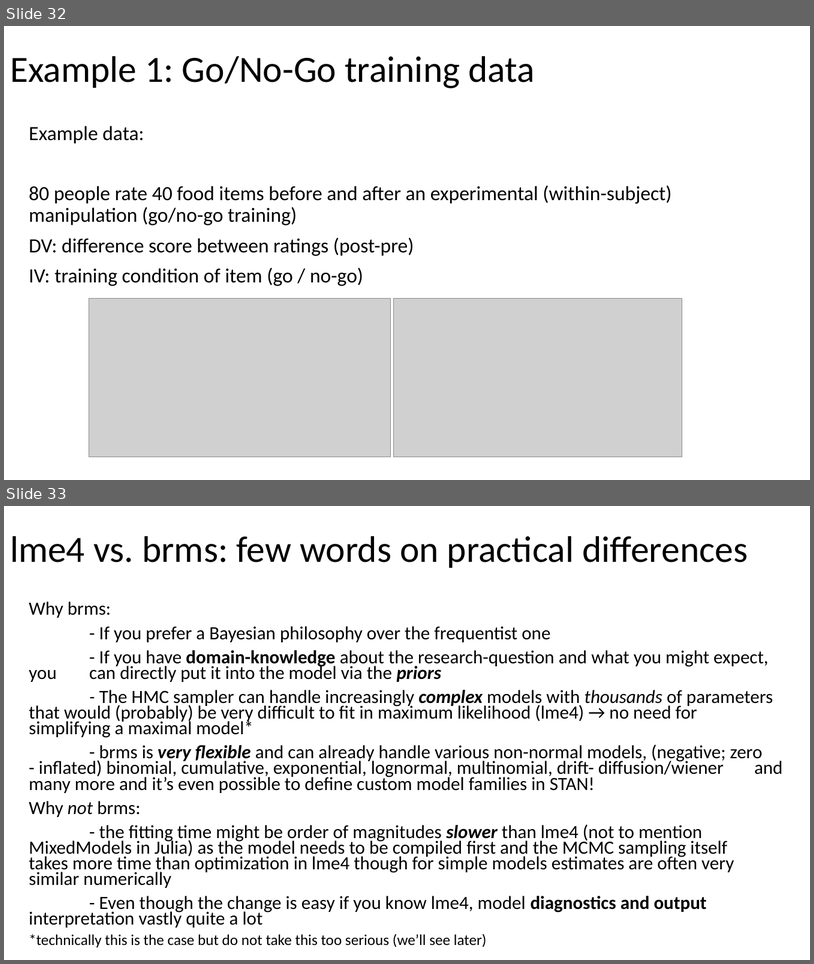
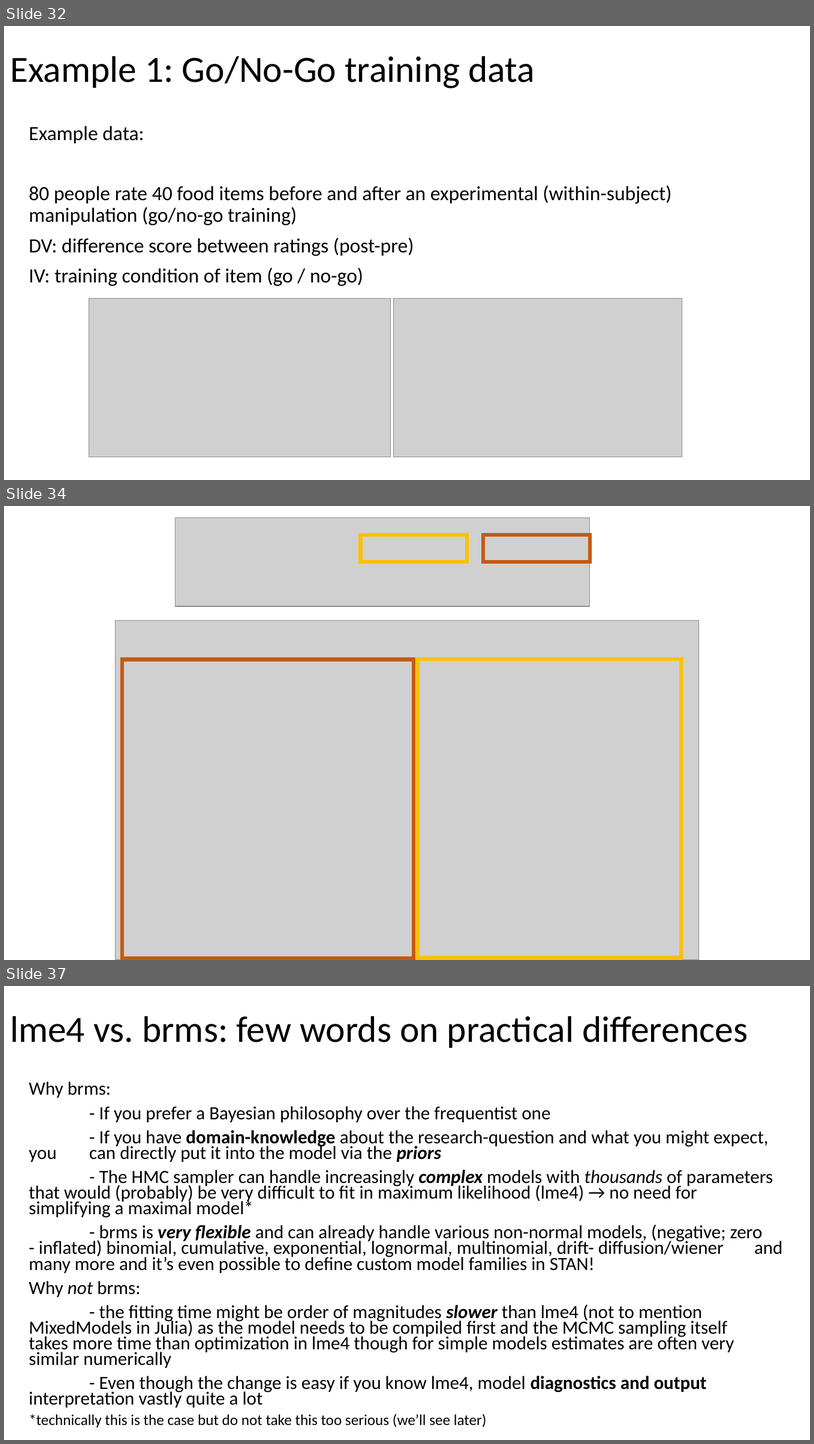
Before and after one commit to julianquandt/brms-intro-SIPS2019, a slide deck: intro_to_brms.pptx. Shown one above the other, each under a label of ours: slides 32 and 33 before the commit, slides 32, 34 and 37 after it; the slides between them are not shown. The pictures are 814x964 and 814x1444 pixels, drawn with LibreOffice and Linux fonts; fonts in the diff are those of the drawing; grey boxes stand for pictures. Boxes give left, top, right and bottom in pixels: in the first picture for what was removed or moved away, otherwise in the second. Text is boxed around its words. In the diff, an @@ line names an element or a change of style, - is before the commit and + after.

```diff
--- a/intro_to_brms.pptx
+++ b/intro_to_brms.pptx
@@ slide 34 added at <box>4,506,810,960</box>, background #FFFFFF @@
@@ picture added at <box>176,517,591,606</box> @@
@@ rectangle added at <box>361,535,468,562</box>, outline #FFC000 4.5 pt @@
@@ rectangle added at <box>484,535,591,562</box>, outline #C55A11 4.5 pt @@
@@ picture added at <box>116,621,699,960</box> @@
@@ rectangle added at <box>122,659,414,957</box>, outline #C55A11 4.5 pt @@
@@ rectangle added at <box>419,659,682,957</box>, outline #FFC000 4.5 pt @@
@@ what was slide 33 is now slide 37 @@
```
Also in this commit, not shown: 4 other slides added, 1 slide removed, 4 other files.
